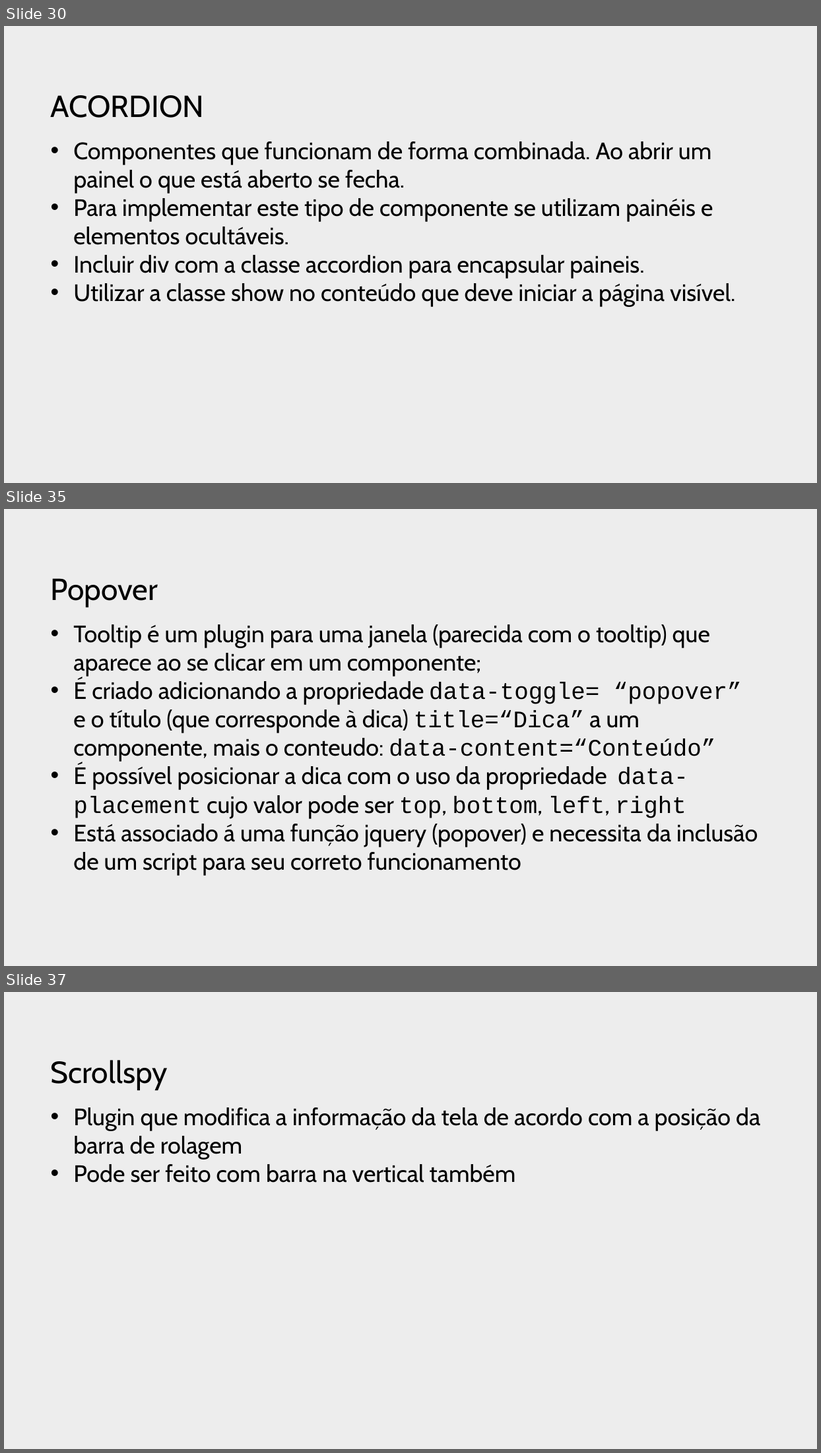
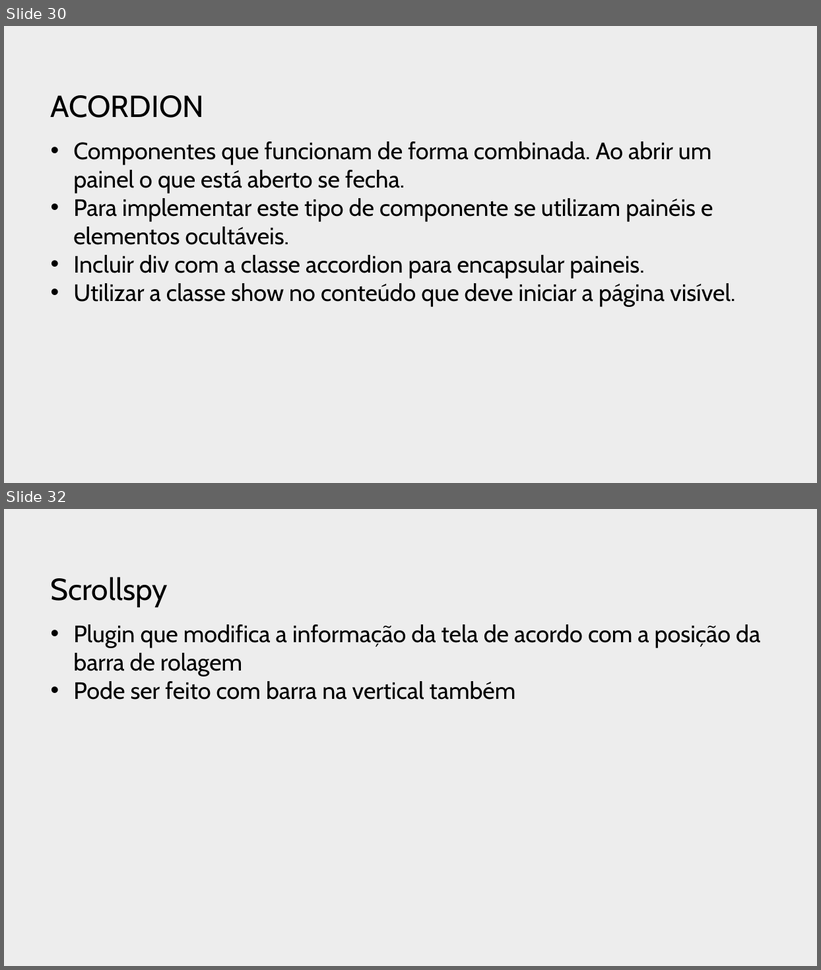
Before and after one commit to profJulioMomente/LTP2_3SI, a slide deck: 2018/2018.05.08-TheFoundations-BootStrap.pptx. Shown one above the other, each under a label of ours: slides 30, 35 and 37 before the commit, slides 30 and 32 after it; the slides between them are not shown. The pictures are 821x1453 and 821x970 pixels, drawn with LibreOffice and Linux fonts; fonts in the diff are those of the drawing; background and template pictures are left out. Boxes give left, top, right and bottom in pixels: in the first picture for what was removed or moved away, otherwise in the second. Text is boxed around its words. In the diff, an @@ line names an element or a change of style, - is before the commit and + after.

Commit message:
conteúdos de aula

```diff
--- a/2018/2018.05.08-TheFoundations-BootStrap.pptx
+++ b/2018/2018.05.08-TheFoundations-BootStrap.pptx
@@ slide 35 removed at (4,509,817,966), background picture (left out) @@
@@ title removed at (51,578,158,607) @@
-Popover
@@ text removed at (73,625,758,876) @@
-• Tooltip é um plugin para uma janela (parecida com o tooltip) que aparece ao se clicar em um componente;
-• É criado adicionando a propriedade data-toggle= “popover” e o título (que corresponde à dica) title=“Dica” a um componente, mais o conteudo: data-content=“Conteúdo”
-• É possível posicionar a dica com o uso da propriedade data-placement cujo valor pode ser top, bottom, left, right
-• Está associado á uma função jquery (popover) e necessita da inclusão de um script para seu correto funcionamento
@@ what was slide 37 is now slide 32 @@
```
Also in this commit, not shown: 2 slides changed, 3 slides added, 5 other slides removed, 3 other files.
